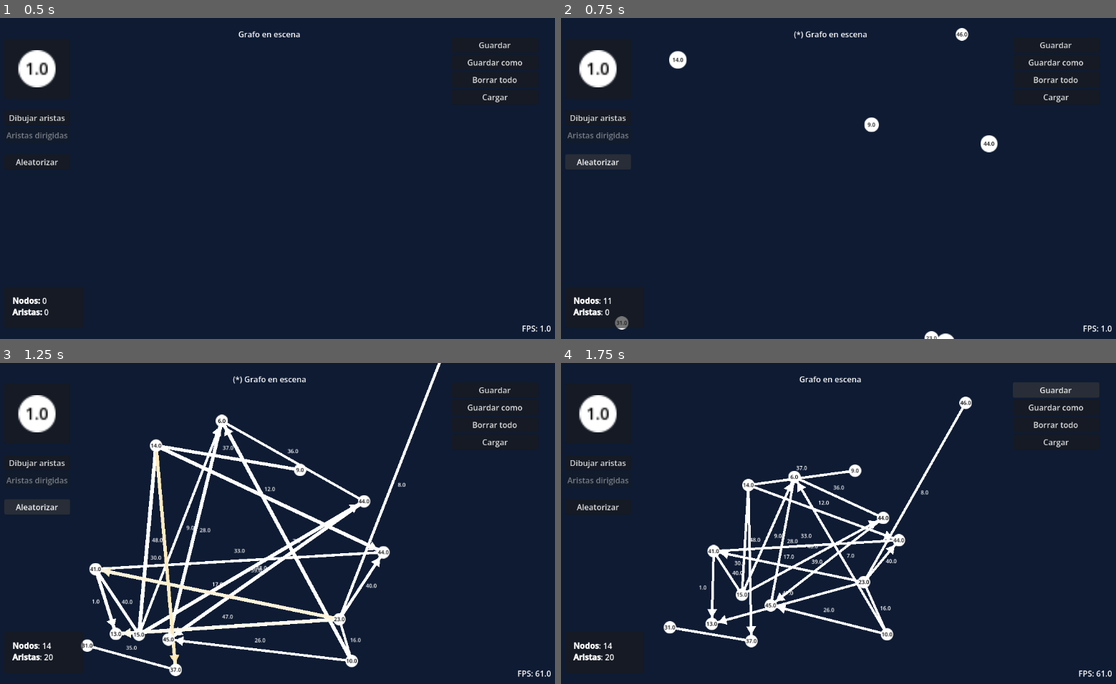
Above: before the commit, frames 1-4 (two rows, left to right).
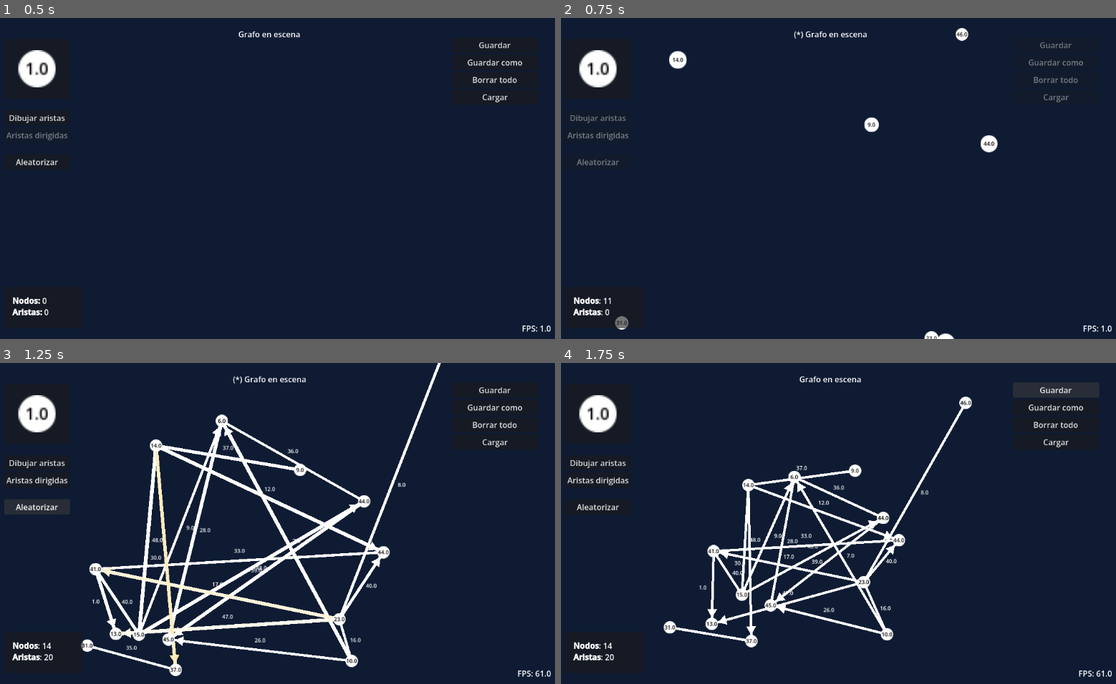
Above: after the commit, the same moments.

Repository: Andresit1524/graphim
Game: Godot game, scene res://assets/world/world.tscn
The game is run twice, just before and just after one commit, with the same random seed, the same clock (stepped at 60 frames per second) and the same inputs.
Inputs:
- Up to frame 1 (0.5 s): no input
- Up to frame 2 (0.75 s): click "Aleatorizar" at 0.5 s
- Up to frame 3 (1.25 s): no input
- Up to frame 4 (1.75 s): click "Guardar" at 1.25 s

Frame 1 is identical in both runs. In frame 2, 0.4% of the frame differs, in the area x 1-95%, y 7-46%; in frame 3, 0.1%; in frame 4, 0.1%.

Commit message:
Ahora los botones se desactivan al aleatorizar

Diff:
--- a/assets/world/buttons.gd
+++ b/assets/world/buttons.gd
@@ -1,46 +1,47 @@
 class_name Buttons extends VBoxContainer
 
 
+# Señales para los botones de acciones
 signal delete
 signal save
 signal save_as
 signal load
 
 
+## Botón de borrar
 @onready var delete_button: Button = %DeleteButton
-@onready var save_button: Button = %SaveButton
 
 
 ## Bandera que determina si el botón de borrar está presionado
-var has_delete_button_pressed := false:
+var is_delete_button_pressed := false:
 	set(value):
-		has_delete_button_pressed = value
+		is_delete_button_pressed = value
 		delete_button.text = "Borrar todo" if not value else "¿Seguro?"
 
 
 ## Guarda el grafo en el archivo actual
 func _on_save_button_pressed() -> void:
 	save.emit()
-	has_delete_button_pressed = false
+	is_delete_button_pressed = false
 
 
 ## Guarda en grafo en un archivo nuevo
 func _on_save_as_button_pressed() -> void:
 	save_as.emit()
-	has_delete_button_pressed = false
+	is_delete_button_pressed = false
 
 
 ## Borra el grafo actual (con una verificación primero)
 func _on_delete_button_pressed() -> void:
-	if not has_delete_button_pressed:
-		has_delete_button_pressed = true
+	if not is_delete_button_pressed:
+		is_delete_button_pressed = true
 		return
 
 	delete.emit()
-	has_delete_button_pressed = false
+	is_delete_button_pressed = false
 
 
 ## Carga un grafo desde un archivo
 func _on_load_button_pressed() -> void:
 	load.emit()
-	has_delete_button_pressed = false
+	is_delete_button_pressed = false
--- a/assets/world/ui.gd
+++ b/assets/world/ui.gd
@@ -16,6 +16,18 @@
 @onready var edges: Node2D = %Edges
 
 
+# Botones para dibujar en el grafo
+@onready var draw_edges_button: Button = %DrawEdgesButton
+@onready var directed_edges_button: Button = %DirectedEdgesButton
+@onready var randomize_button: Button = %RandomizeButton
+
+# Botones de acciones
+@onready var save_button: Button = %SaveButton
+@onready var save_as_button: Button = %SaveAsButton
+@onready var delete_button: Button = %DeleteButton
+@onready var load_button: Button = %LoadButton
+
+
 ## Nombres de los nodos
 var nodes_names: String:
 	set(value):
@@ -27,10 +39,16 @@
 		edges_names = value
 		update_objects_count()
 
+## Bandera que determina si el botón de aristas dirigidas está activado
+var directed_edges_enabled := false
+
 
 func _physics_process(_delta) -> void:
 	# Actualiza los FPS
 	fps_label.text = "FPS: %s" % Engine.get_frames_per_second()
+
+
+#region Interfaz
 
 
 ## Actualiza la lista de textos
@@ -58,4 +76,39 @@
 func _unhandled_input(event: InputEvent) -> void:
 	# Resetea el botón de borrar si se clica por fuera
 	if event is InputEventMouseButton and event.is_pressed():
-		action_buttons.has_delete_button_pressed = false
+		action_buttons.is_delete_button_pressed = false
+
+
+#endregion
+
+
+#region Botones
+
+
+## Desactiva todos los botones
+func disable_all() -> void:
+	directed_edges_enabled = directed_edges_button.button_pressed
+
+	draw_edges_button.disabled = true
+	directed_edges_button.disabled = true
+	randomize_button.disabled = true
+
+	save_button.disabled = true
+	save_as_button.disabled = true
+	delete_button.disabled = true
+	load_button.disabled = true
+
+
+## Activa todos los botones
+func enable_all() -> void:
+	draw_edges_button.disabled = false
+	directed_edges_button.disabled = directed_edges_enabled
+	randomize_button.disabled = false
+
+	save_button.disabled = false
+	save_as_button.disabled = false
+	delete_button.disabled = false
+	load_button.disabled = false
+
+
+#endregion
--- a/assets/world/world.gd
+++ b/assets/world/world.gd
@@ -44,9 +44,6 @@
 # Variables temporales para el dibujado de aristas
 var current_new_edge_start: GraphimNode
 var current_new_edge_end: GraphimNode
-
-## Indica si se está aleatorizando
-var randomizing := false
 
 
 func _ready() -> void:
@@ -161,7 +158,7 @@
 
 ## Genera un grafo al azar
 func _randomize() -> void:
-	randomizing = true
+	ui.disable_all()
 	_delete_graph()
 
 	var node_count = randi_range(5, RANDOM_SIZE)
@@ -205,7 +202,7 @@
 		new_edge.data.end_node = node_b
 		new_edge.data.refresh()
 
-	randomizing = false
+	ui.enable_all()
 
 
 ## Auxiliar: limpia la ruta del archivo de guardado
@@ -308,8 +305,6 @@
 
 ## Elimina un nodo y todas las aristas que dependen de él
 func _delete_node(node: GraphimNode) -> void:
-	if randomizing: return
-
 	# Elimina aristas conectadas
 	for edge: GraphimEdge in edges.get_children():
 		if edge.data.end_node == node or edge.data.start_node == node:
@@ -320,7 +315,6 @@
 
 ## Elimina una arista
 func _delete_edge(edge: GraphimEdge) -> void:
-	if randomizing: return
 	edge.queue_free()
 
 
@@ -342,9 +336,4 @@
 	drawing_directed = not drawing_directed
 
 
-func _on_randomize_button_pressed() -> void:
-	if randomizing: return
-	_randomize()
-
-
 #endregion
--- a/assets/world/world.tscn
+++ b/assets/world/world.tscn
@@ -199,7 +199,7 @@
 
 [connection signal="pressed" from="CanvasLayer/UI/Tools/DrawEdgesButton" to="." method="_on_draw_button_pressed"]
 [connection signal="pressed" from="CanvasLayer/UI/Tools/DirectedEdgesButton" to="." method="_on_directed_button_pressed"]
-[connection signal="pressed" from="CanvasLayer/UI/Tools/RandomizeButton" to="." method="_on_randomize_button_pressed"]
+[connection signal="pressed" from="CanvasLayer/UI/Tools/RandomizeButton" to="." method="_randomize"]
 [connection signal="pressed" from="CanvasLayer/UI/Actions/SaveButton" to="CanvasLayer/UI/Actions" method="_on_save_button_pressed"]
 [connection signal="pressed" from="CanvasLayer/UI/Actions/SaveAsButton" to="CanvasLayer/UI/Actions" method="_on_save_as_button_pressed"]
 [connection signal="pressed" from="CanvasLayer/UI/Actions/DeleteButton" to="CanvasLayer/UI/Actions" method="_on_delete_button_pressed"]
Not shown, changed: .docs/Changelog.md
